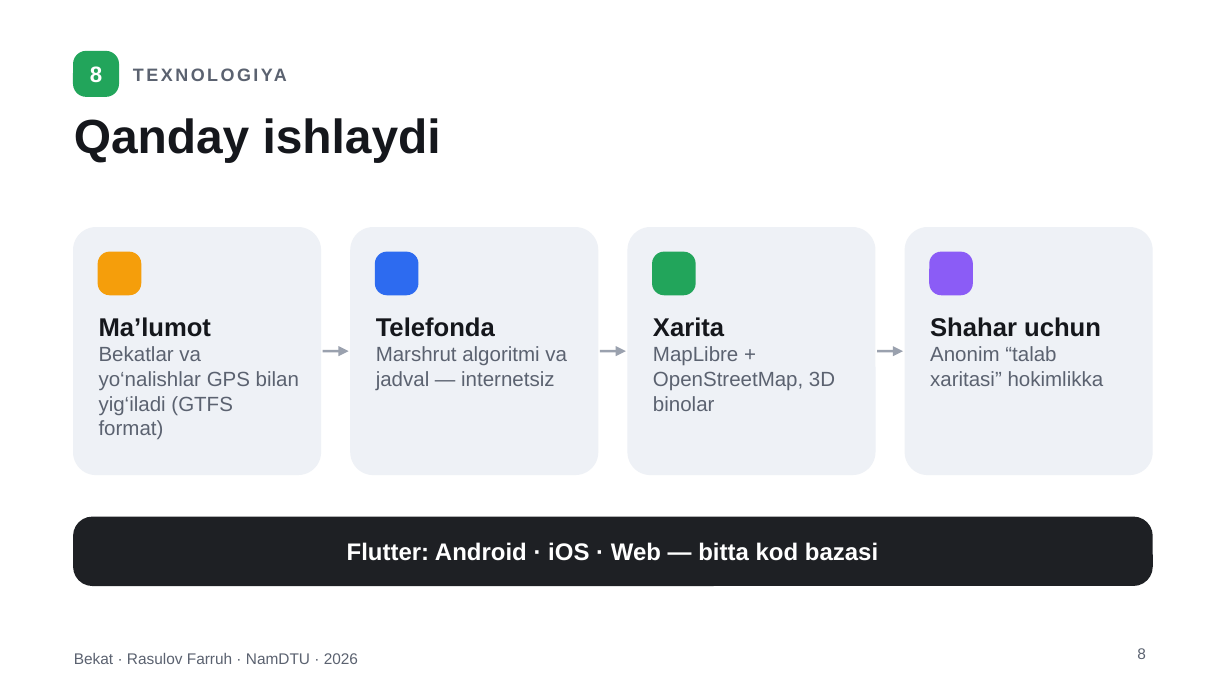
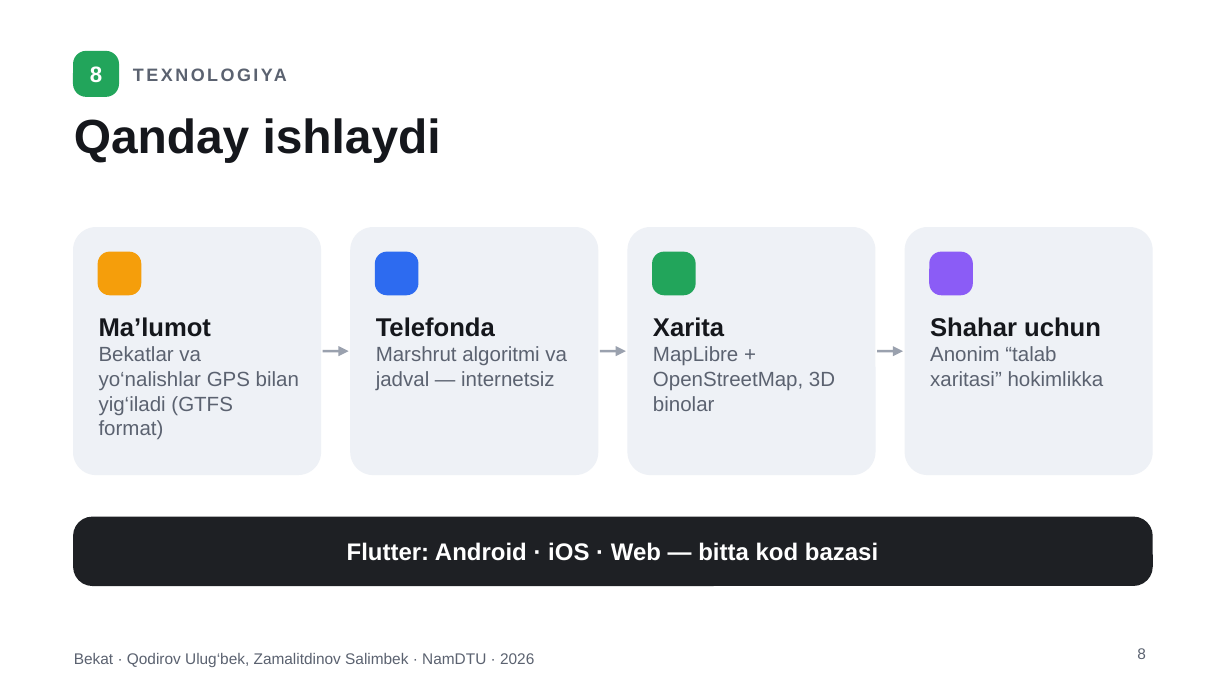
Before and after one commit to SERBErGAME/Bekat, a slide deck: slide 8 of docs/Bekat_Taqdimot_UZ.pptx. Drawn at 1232x693 pixels with LibreOffice and Linux fonts; fonts in the diff are those of the drawing. Boxes give left, top, right and bottom in pixels: in the first picture for what was removed or moved away, otherwise in the second. Text is boxed around its words. In the diff, an @@ line names an element or a change of style, - is before the commit and + after.

```diff
--- a/docs/Bekat_Taqdimot_UZ.pptx
+++ b/docs/Bekat_Taqdimot_UZ.pptx
@@ text at (74, 653, 534, 667): text changed @@
-Bekat · Rasulov Farruh · NamDTU · 2026
+Bekat · Qodirov Ulug‘bek, Zamalitdinov Salimbek · NamDTU · 2026
```
Also in this commit, not shown: 13 other slides changed, 3 other files.
